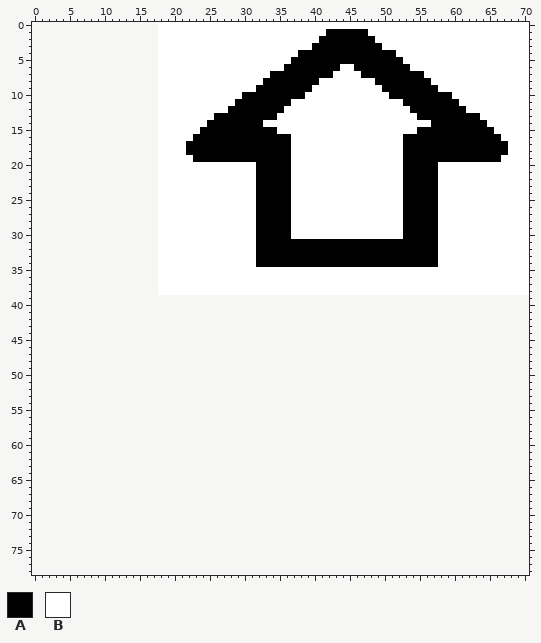
Sprite sheet -- Images/UI/CreateScreen/pointUpArrow.png. This is how it looked before the edit.
The file is 53x39 pixels. The old version is drawn lined up with the new one, on the new canvas.
Palette (. is transparent): A #000000  B #ffffff
Pixels before (only the part around the change), first column x 0:
 0 ..................BBBBBBBBBBBBBBBBBBBBBBBBBBBBBBBBBBBBBBBBBBBBBBBBBBBBB
 1 ..................BBBBBBBBBBBBBBBBBBBBBBBBAAAAAABBBBBBBBBBBBBBBBBBBBBBB
 2 ..................BBBBBBBBBBBBBBBBBBBBBBBAAAAAAAABBBBBBBBBBBBBBBBBBBBBB
 3 ..................BBBBBBBBBBBBBBBBBBBBBBAAAAAAAAAABBBBBBBBBBBBBBBBBBBBB
 4 ..................BBBBBBBBBBBBBBBBBBBBAAAAAAAAAAAAAABBBBBBBBBBBBBBBBBBB
 5 ..................BBBBBBBBBBBBBBBBBBBAAAAAAAAAAAAAAAABBBBBBBBBBBBBBBBBB
 6 ..................BBBBBBBBBBBBBBBBBBAAAAAAAABBAAAAAAAABBBBBBBBBBBBBBBBB
 7 ..................BBBBBBBBBBBBBBBBAAAAAAAAABBBBAAAAAAAAABBBBBBBBBBBBBBB
 8 ..................BBBBBBBBBBBBBBBAAAAAAAABBBBBBBBAAAAAAAABBBBBBBBBBBBBB
 9 ..................BBBBBBBBBBBBBBAAAAAAAABBBBBBBBBBAAAAAAAABBBBBBBBBBBBB
10 ..................BBBBBBBBBBBBAAAAAAAAABBBBBBBBBBBBAAAAAAAAABBBBBBBBBBB
11 ..................BBBBBBBBBBBAAAAAAAABBBBBBBBBBBBBBBBAAAAAAAABBBBBBBBBB
12 ..................BBBBBBBBBBAAAAAAAABBBBBBBBBBBBBBBBBBAAAAAAAABBBBBBBBB
13 ..................BBBBBBBBAAAAAAAAABBBBBBBBBBBBBBBBBBBBAAAAAAAAABBBBBBB
14 ..................BBBBBBBAAAAAAAABBBBBBBBBBBBBBBBBBBBBBBBAAAAAAAABBBBBB
15 ..................BBBBBBAAAAAAAAAAABBBBBBBBBBBBBBBBBBBBAAAAAAAAAAABBBBB
16 ..................BBBBBAAAAAAAAAAAAAABBBBBBBBBBBBBBBBAAAAAAAAAAAAAABBBB
17 ..................BBBBAAAAAAAAAAAAAAABBBBBBBBBBBBBBBBAAAAAAAAAAAAAAABBB
18 ..................BBBBAAAAAAAAAAAAAAABBBBBBBBBBBBBBBBAAAAAAAAAAAAAAABBB
19 ..................BBBBBAAAAAAAAAAAAAABBBBBBBBBBBBBBBBAAAAAAAAAAAAAABBBB
20 ..................BBBBBBBBBBBBBBAAAAABBBBBBBBBBBBBBBBAAAAABBBBBBBBBBBBB
21 ..................BBBBBBBBBBBBBBAAAAABBBBBBBBBBBBBBBBAAAAABBBBBBBBBBBBB
22 ..................BBBBBBBBBBBBBBAAAAABBBBBBBBBBBBBBBBAAAAABBBBBBBBBBBBB
23 ..................BBBBBBBBBBBBBBAAAAABBBBBBBBBBBBBBBBAAAAABBBBBBBBBBBBB
24 ..................BBBBBBBBBBBBBBAAAAABBBBBBBBBBBBBBBBAAAAABBBBBBBBBBBBB
25 ..................BBBBBBBBBBBBBBAAAAABBBBBBBBBBBBBBBBAAAAABBBBBBBBBBBBB
26 ..................BBBBBBBBBBBBBBAAAAABBBBBBBBBBBBBBBBAAAAABBBBBBBBBBBBB
27 ..................BBBBBBBBBBBBBBAAAAABBBBBBBBBBBBBBBBAAAAABBBBBBBBBBBBB
28 ..................BBBBBBBBBBBBBBAAAAABBBBBBBBBBBBBBBBAAAAABBBBBBBBBBBBB
29 ..................BBBBBBBBBBBBBBAAAAABBBBBBBBBBBBBBBBAAAAABBBBBBBBBBBBB
30 ..................BBBBBBBBBBBBBBAAAAABBBBBBBBBBBBBBBBAAAAABBBBBBBBBBBBB
31 ..................BBBBBBBBBBBBBBAAAAAAAAAAAAAAAAAAAAAAAAAABBBBBBBBBBBBB
32 ..................BBBBBBBBBBBBBBAAAAAAAAAAAAAAAAAAAAAAAAAABBBBBBBBBBBBB
33 ..................BBBBBBBBBBBBBBAAAAAAAAAAAAAAAAAAAAAAAAAABBBBBBBBBBBBB
34 ..................BBBBBBBBBBBBBBAAAAAAAAAAAAAAAAAAAAAAAAAABBBBBBBBBBBBB
35 ..................BBBBBBBBBBBBBBBBBBBBBBBBBBBBBBBBBBBBBBBBBBBBBBBBBBBBB
36 ..................BBBBBBBBBBBBBBBBBBBBBBBBBBBBBBBBBBBBBBBBBBBBBBBBBBBBB
37 ..................BBBBBBBBBBBBBBBBBBBBBBBBBBBBBBBBBBBBBBBBBBBBBBBBBBBBB
38 ..................BBBBBBBBBBBBBBBBBBBBBBBBBBBBBBBBBBBBBBBBBBBBBBBBBBBBB
39 .......................................................................
40 .......................................................................
41 .......................................................................
42 .......................................................................
43 .......................................................................
44 .......................................................................
45 .......................................................................
46 .......................................................................
47 .......................................................................
48 .......................................................................
49 .......................................................................
50 .......................................................................
51 .......................................................................
52 .......................................................................
53 .......................................................................
54 .......................................................................
55 .......................................................................
56 .......................................................................
57 .......................................................................
58 .......................................................................
59 .......................................................................
60 .......................................................................
61 .......................................................................
62 .......................................................................
63 .......................................................................
64 .......................................................................
65 .......................................................................
66 .......................................................................
67 .......................................................................
68 .......................................................................
69 .......................................................................
70 .......................................................................
71 .......................................................................
72 .......................................................................
73 .......................................................................
74 .......................................................................
75 .......................................................................
76 .......................................................................
77 .......................................................................
78 .......................................................................
Once edited:
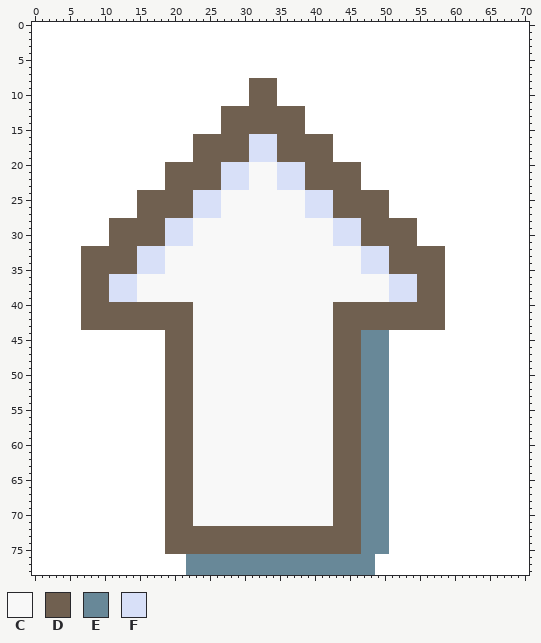
Colours new in this view: C #f8f8f8  D #706050  E #688898  F #d8e0f8
Edits made:
canvas 53x39 -> 71x79, the old top-left corner now at 18,0
y 0: x 0..17 .................. -> BBBBBBBBBBBBBBBBBB
y 1: x 0..17 .................. -> BBBBBBBBBBBBBBBBBB; x 42..47 AAAAAA -> BBBBBB
y 2: x 0..17 .................. -> BBBBBBBBBBBBBBBBBB; x 41..48 AAAAAAAA -> BBBBBBBB
y 3: x 0..17 .................. -> BBBBBBBBBBBBBBBBBB; x 40..49 AAAAAAAAAA -> BBBBBBBBBB
y 4: x 0..17 .................. -> BBBBBBBBBBBBBBBBBB; x 38..51 AAAAAAAAAAAAAA -> BBBBBBBBBBBBBB
y 5: x 0..17 .................. -> BBBBBBBBBBBBBBBBBB; x 37..52 AAAAAAAAAAAAAAAA -> BBBBBBBBBBBBBBBB
y 6: x 0..17 .................. -> BBBBBBBBBBBBBBBBBB; x 36..43 AAAAAAAA -> BBBBBBBB; x 46..53 AAAAAAAA -> BBBBBBBB
y 7: x 0..17 .................. -> BBBBBBBBBBBBBBBBBB; x 34..42 AAAAAAAAA -> BBBBBBBBB; x 47..55 AAAAAAAAA -> BBBBBBBBB
y 8: x 0..17 .................. -> BBBBBBBBBBBBBBBBBB; x 31..40 BBAAAAAAAA -> DDDDBBBBBB; x 49..56 AAAAAAAA -> BBBBBBBB
y 9: x 0..17 .................. -> BBBBBBBBBBBBBBBBBB; x 31..39 BAAAAAAAA -> DDDDBBBBB; x 50..57 AAAAAAAA -> BBBBBBBB
y 10: x 0..17 .................. -> BBBBBBBBBBBBBBBBBB; x 30..38 AAAAAAAAA -> BDDDDBBBB; x 51..59 AAAAAAAAA -> BBBBBBBBB
y 11: x 0..17 .................. -> BBBBBBBBBBBBBBBBBB; x 29..36 AAAAAAAA -> BBDDDDBB; x 53..60 AAAAAAAA -> BBBBBBBB
y 12: x 0..17 .................. -> BBBBBBBBBBBBBBBBBB; x 27..38 BAAAAAAAABBB -> DDDDDDDDDDDD; x 54..61 AAAAAAAA -> BBBBBBBB
y 13: x 0..17 .................. -> BBBBBBBBBBBBBBBBBB; x 26..38 AAAAAAAAABBBB -> BDDDDDDDDDDDD; x 55..63 AAAAAAAAA -> BBBBBBBBB
y 14: x 0..17 .................. -> BBBBBBBBBBBBBBBBBB; x 25..38 AAAAAAAABBBBBB -> BBDDDDDDDDDDDD; x 57..64 AAAAAAAA -> BBBBBBBB
y 15: x 0..17 .................. -> BBBBBBBBBBBBBBBBBB; x 24..38 AAAAAAAAAAABBBB -> BBBDDDDDDDDDDDD; x 55..65 AAAAAAAAAAA -> BBBBBBBBBBB
y 16: x 0..17 .................. -> BBBBBBBBBBBBBBBBBB; x 23..42 AAAAAAAAAAAAAABBBBBB -> DDDDDDDDFFFFDDDDDDDD; x 53..66 AAAAAAAAAAAAAA -> BBBBBBBBBBBBBB
y 17..18: x 0..17 .................. -> BBBBBBBBBBBBBBBBBB; x 22..42 AAAAAAAAAAAAAAABBBBBB -> BDDDDDDDDFFFFDDDDDDDD; x 53..67 AAAAAAAAAAAAAAA -> BBBBBBBBBBBBBBB
y 19: x 0..17 .................. -> BBBBBBBBBBBBBBBBBB; x 23..42 AAAAAAAAAAAAAABBBBBB -> DDDDDDDDFFFFDDDDDDDD; x 53..66 AAAAAAAAAAAAAA -> BBBBBBBBBBBBBB
y 20..23: x 0..17 .................. -> BBBBBBBBBBBBBBBBBB; x 19..46 BBBBBBBBBBBBBAAAAABBBBBBBBBB -> DDDDDDDDFFFFCCCCFFFFDDDDDDDD; x 53..57 AAAAA -> BBBBB
y 24..27: x 0..50 ..................BBBBBBBBBBBBBBAAAAABBBBBBBBBBBBBB -> BBBBBBBBBBBBBBBDDDDDDDDFFFFCCCCCCCCCCCCFFFFDDDDDDDD; x 53..57 AAAAA -> BBBBB
y 28..30: x 0..57 ..................BBBBBBBBBBBBBBAAAAABBBBBBBBBBBBBBBBAAAAA -> BBBBBBBBBBBDDDDDDDDFFFFCCCCCCCCCCCCCCCCCCCCFFFFDDDDDDDDBBB
y 31: x 0..57 ..................BBBBBBBBBBBBBBAAAAAAAAAAAAAAAAAAAAAAAAAA -> BBBBBBBBBBBDDDDDDDDFFFFCCCCCCCCCCCCCCCCCCCCFFFFDDDDDDDDBBB
y 32..34: x 0..58 ..................BBBBBBBBBBBBBBAAAAAAAAAAAAAAAAAAAAAAAAAAB -> BBBBBBBDDDDDDDDFFFFCCCCCCCCCCCCCCCCCCCCCCCCCCCCFFFFDDDDDDDD
y 35: x 0..58 ..................BBBBBBBBBBBBBBBBBBBBBBBBBBBBBBBBBBBBBBBBB -> BBBBBBBDDDDDDDDFFFFCCCCCCCCCCCCCCCCCCCCCCCCCCCCFFFFDDDDDDDD
y 36..38: x 0..58 ..................BBBBBBBBBBBBBBBBBBBBBBBBBBBBBBBBBBBBBBBBB -> BBBBBBBDDDDFFFFCCCCCCCCCCCCCCCCCCCCCCCCCCCCCCCCCCCCFFFFDDDD
y 39: x 0..70 ....................................................................... -> BBBBBBBDDDDFFFFCCCCCCCCCCCCCCCCCCCCCCCCCCCCCCCCCCCCFFFFDDDDBBBBBBBBBBBB
y 40..43: x 0..70 ....................................................................... -> BBBBBBBDDDDDDDDDDDDDDDDCCCCCCCCCCCCCCCCCCCCDDDDDDDDDDDDDDDDBBBBBBBBBBBB
y 44..71: x 0..70 ....................................................................... -> BBBBBBBBBBBBBBBBBBBDDDDCCCCCCCCCCCCCCCCCCCCDDDDEEEEBBBBBBBBBBBBBBBBBBBB
y 72..75: x 0..70 ....................................................................... -> BBBBBBBBBBBBBBBBBBBDDDDDDDDDDDDDDDDDDDDDDDDDDDDEEEEBBBBBBBBBBBBBBBBBBBB
y 76..78: x 0..70 ....................................................................... -> BBBBBBBBBBBBBBBBBBBBBBEEEEEEEEEEEEEEEEEEEEEEEEEEEBBBBBBBBBBBBBBBBBBBBBB
Changed places in both pictures, as pixel boxes (x1, y1, x2, y2):
changed: (32, 22, 529, 575)
